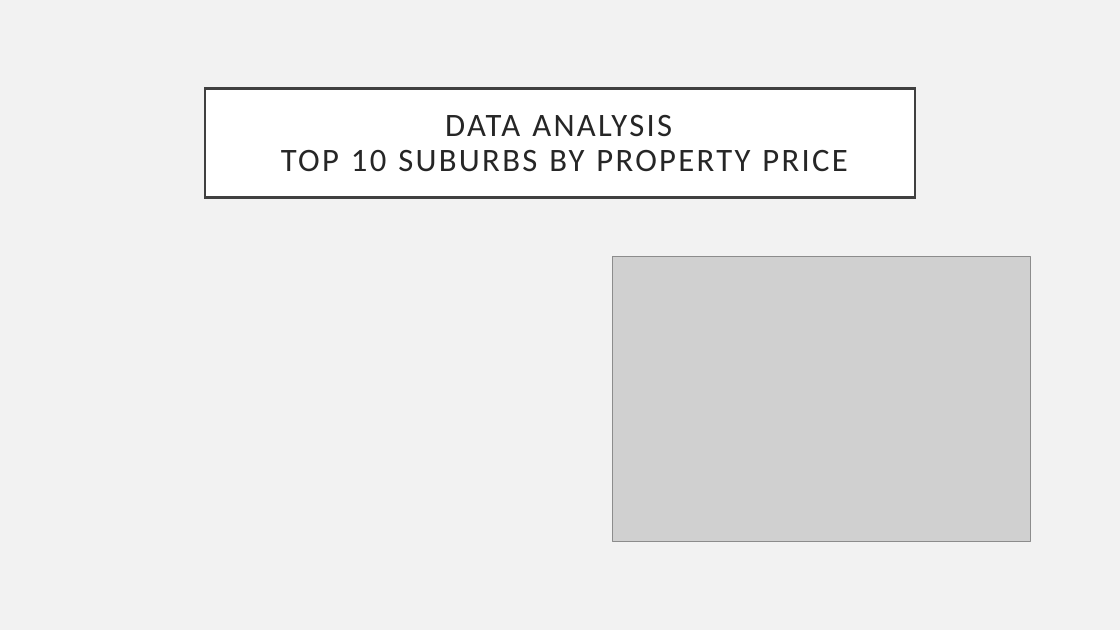
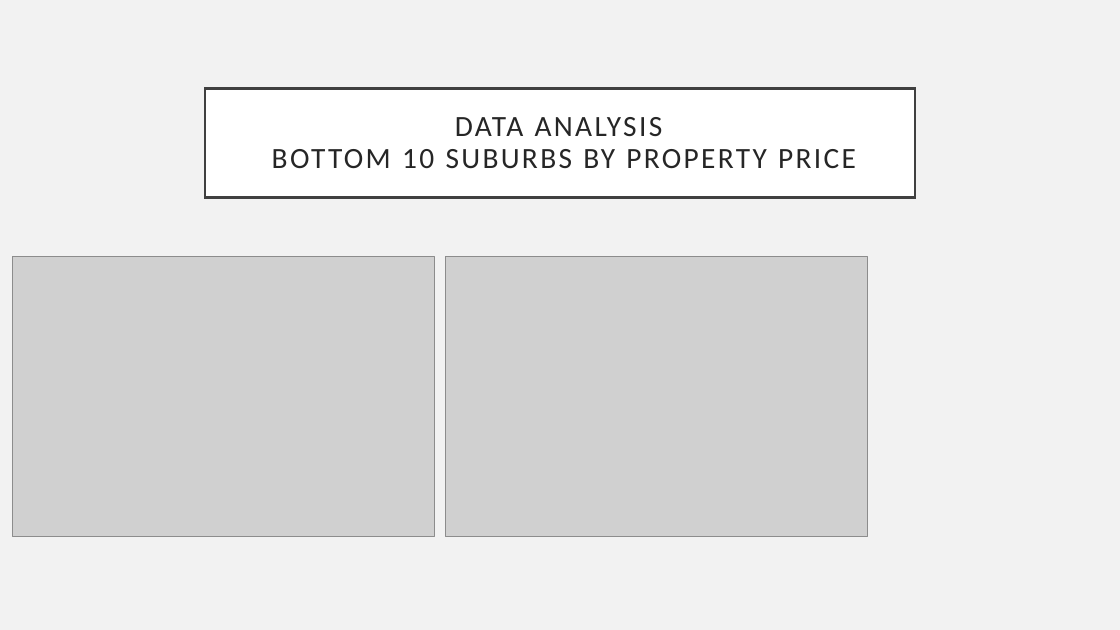
Before and after one commit to Sprettle/Chevrolet-Chilis, a slide deck: slide 12 of Project 1 Presentation.pptx (slide 10 before the commit). Drawn at 1120x630 pixels with LibreOffice and Linux fonts; fonts in the diff are those of the drawing; grey boxes stand for pictures. Boxes give left, top, right and bottom in pixels: in the first picture for what was removed or moved away, otherwise in the second. Text is boxed around its words. In the diff, an @@ line names an element or a change of style, - is before the commit and + after.

```diff
--- a/Project 1 Presentation.pptx
+++ b/Project 1 Presentation.pptx
@@ title at (272, 117, 856, 169): text changed; size 28 to 25.2 pt @@
-DATA ANALYSIS
-TOP 10 SUBURBS BY PROPERTY PRICE
+DATA ANALYSIS
+BOTTOM 10 SUBURBS BY PROPERTY PRICE
@@ picture added at (13, 256, 434, 537) @@
@@ picture added at (445, 256, 867, 537) @@
@@ picture removed at (613, 257, 1031, 542) @@
```
Also in this commit, not shown: 10 other slides changed, 4 slides added, 2 slides removed.
